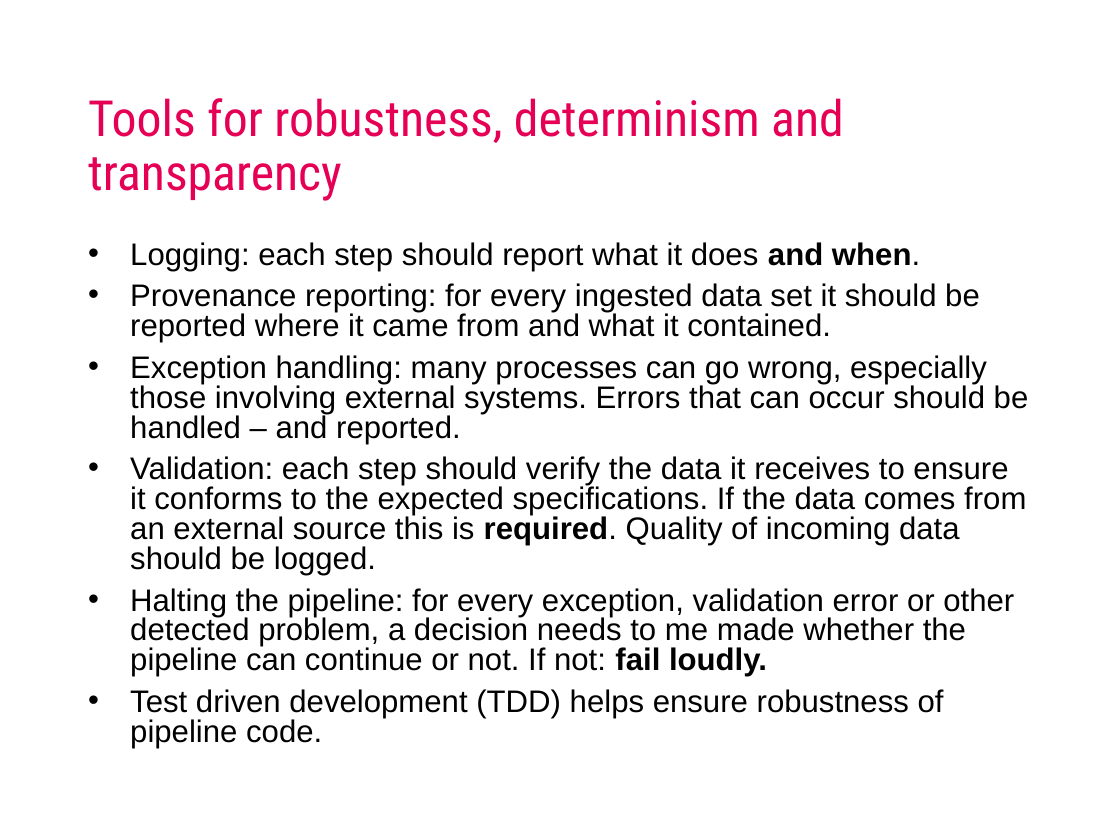
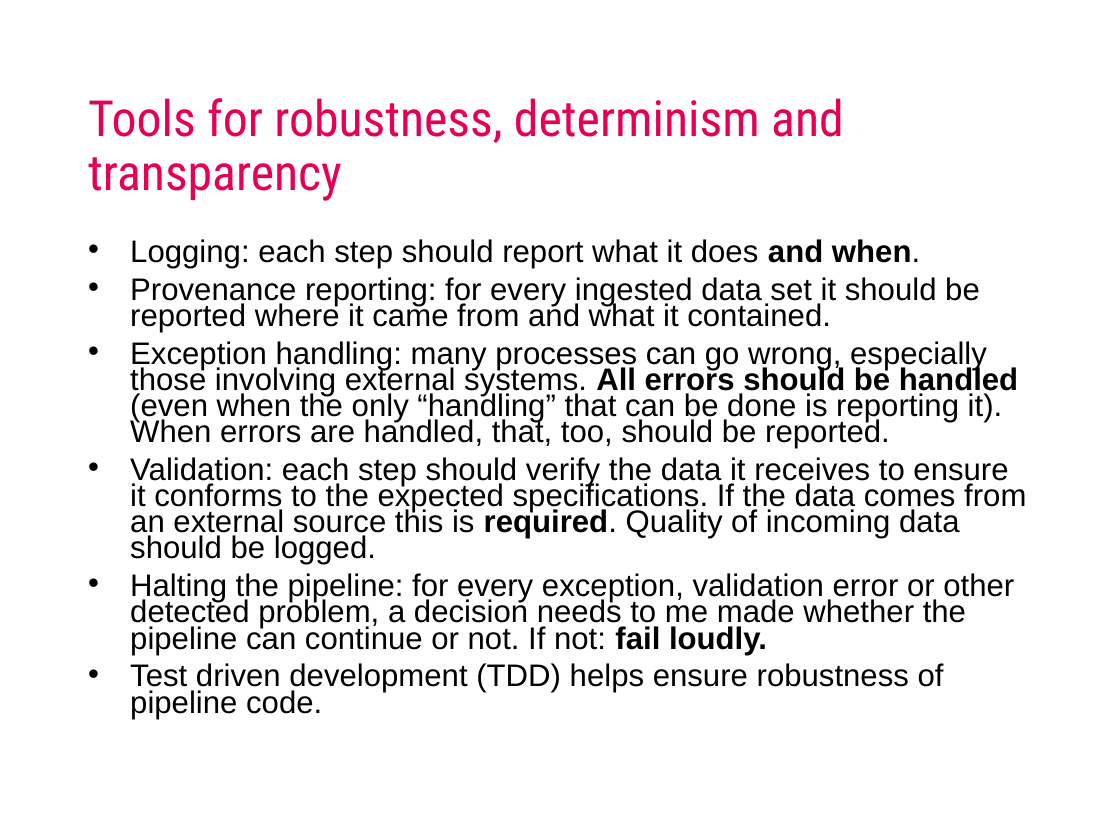
Before and after one commit to AIM-MADS-DATEXP/workshop-pipelines, a slide deck: slide 9 of lecture_pipelines.pptx. Drawn at 1120x840 pixels with LibreOffice and Linux fonts; fonts in the diff are those of the drawing; background and template pictures are left out. Boxes give left, top, right and bottom in pixels: in the first picture for what was removed or moved away, otherwise in the second. Text is boxed around its words. In the diff, an @@ line names an element or a change of style, - is before the commit and + after.

```diff
--- a/lecture_pipelines.pptx
+++ b/lecture_pipelines.pptx
@@ text at (130,239,1026,719): line spacing 0.8 to 0.7 @@
@@ text at (130,341,1018,448): text changed @@
-• Exception handling: many processes can go wrong, especially those involving external systems. Errors that can occur should be handled – and reported.
+• Exception handling: many processes can go wrong, especially those involving external systems. All errors should be handled (even when the only “handling” that can be done is reporting it). When errors are handled, that, too, should be reported.
```
Also in this commit, not shown: 2 other slides changed.
